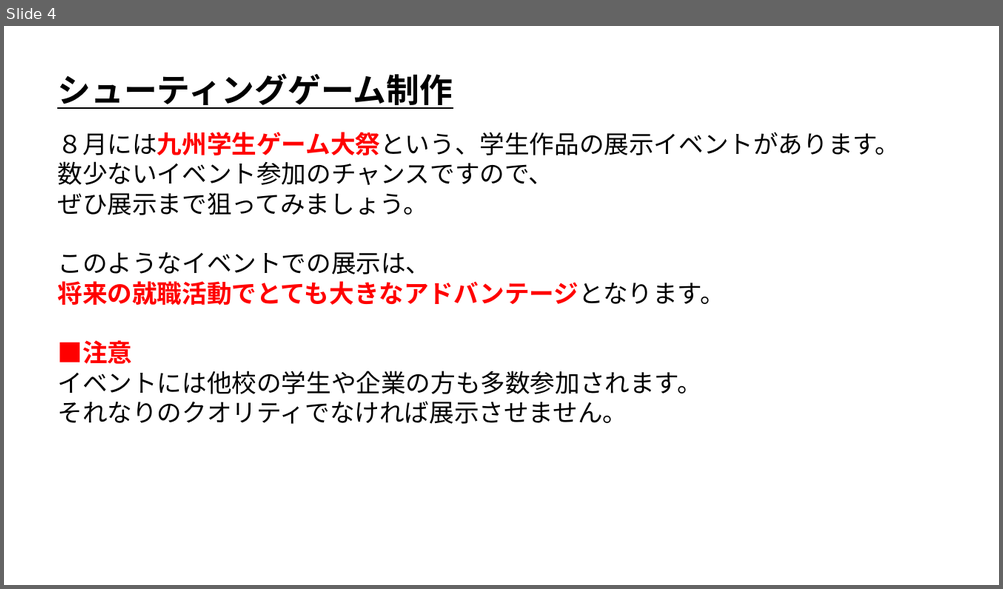
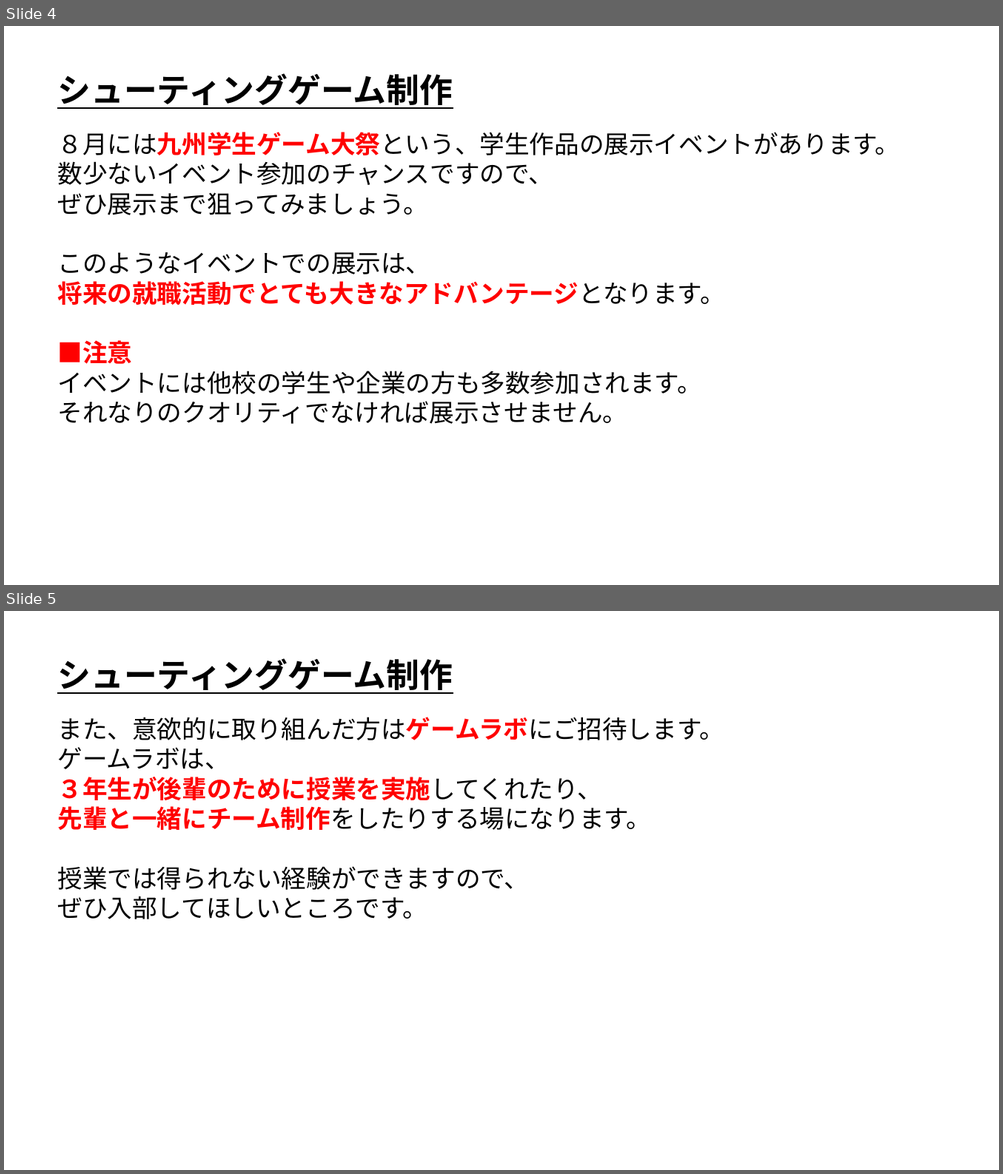
Before and after one commit to ArakiYusuke-Ohara/Textbook, a slide deck: ゲーム科1年/00_前期/ゲームプログラミングⅡ/05_シューティングゲーム制作.pptx. Shown one above the other, each under a label of ours: slide 4 before the commit, slides 4 and 5 after it. The pictures are 1003x589 and 1003x1174 pixels, drawn with LibreOffice and Linux fonts; fonts in the diff are those of the drawing. Boxes give left, top, right and bottom in pixels: in the first picture for what was removed or moved away, otherwise in the second. Text is boxed around its words. In the diff, an @@ line names an element or a change of style, - is before the commit and + after.

```diff
--- a/ゲーム科1年/00_前期/ゲームプログラミングⅡ/05_シューティングゲーム制作.pptx
+++ b/ゲーム科1年/00_前期/ゲームプログラミングⅡ/05_シューティングゲーム制作.pptx
@@ slide 5 added at [4, 611, 999, 1170], background #FFFFFF @@
@@ text added at [57, 658, 452, 694], 32 pt, text #000000, bold, underline @@
+シューティングゲーム制作
@@ text added at [58, 717, 725, 920], 24 pt, text #000000 @@
+また、意欲的に取り組んだ方はゲームラボにご招待します。
+ゲームラボは、
+３年生が後輩のために授業を実施してくれたり、
+先輩と一緒にチーム制作をしたりする場になります。
+授業では得られない経験ができますので、
+ぜひ入部してほしいところです。
```
Also in this commit, not shown: 1 slide changed, 1 other file.
